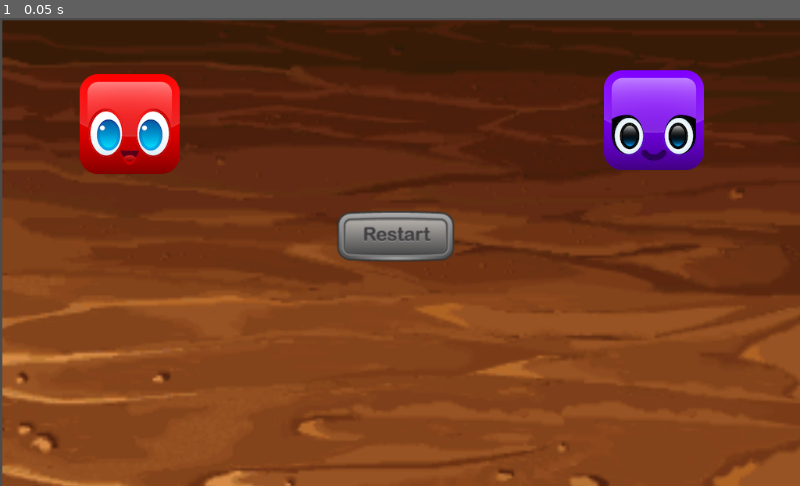
Above: before the commit, frame 1.
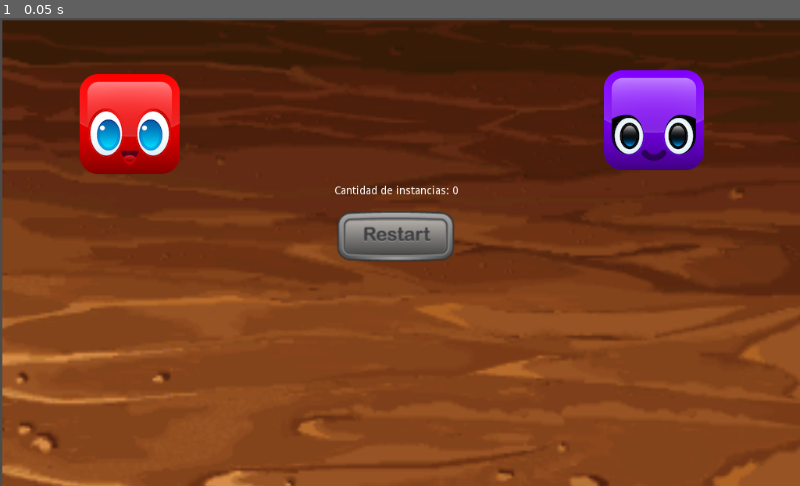
Above: after the commit, the same moment.

Repository: iabadie/prototipado-unpaz
Game: Godot game, scene res://scenes/Menu/Menu.tscn
Two runs of this game, one before a commit and one after it. Both use one fixed random seed, a clock stepped at 60 frames per second and the inputs below.
Inputs:
- Up to frame 1 (0.05 s): no input

The runs differ from the first frame. In frame 1, 0.1% of the frame differs, in the area x 41-58%, y 35-38%.

Commit message:
Agregado label al ejercicio de señales

Diff:
--- /dev/null
+++ b/ejercicio_senales/scenes/Menu/Menu.gd
@@ -0,0 +1,11 @@
+extends Node2D
+
+const INSTANCES_TEXT = "Cantidad de instancias: "
+# Variable para contar cantidad de instancias
+var instancesCount = 0
+
+func _ready():
+	# Inicializa el texto de "CountLabel" usando el texto
+	# Constante "INSTANCES_TEXT" más el valor de "instancesCount" como Texto
+	$CountLabel.text = INSTANCES_TEXT + String(instancesCount)
+	pass
--- a/ejercicio_senales/scenes/Menu/Menu.tscn
+++ b/ejercicio_senales/scenes/Menu/Menu.tscn
@@ -1,14 +1,16 @@
-[gd_scene load_steps=6 format=2]
+[gd_scene load_steps=7 format=2]
 
 [ext_resource path="res://assets/background.png" type="Texture" id=1]
 [ext_resource path="res://scenes/Buttons/VioletGenerator/VioletGenerator.tscn" type="PackedScene" id=2]
 [ext_resource path="res://scenes/Buttons/RedGenerator/RedGenerator.tscn" type="PackedScene" id=3]
 [ext_resource path="res://scenes/Buttons/Reset/Reset.tscn" type="PackedScene" id=4]
+[ext_resource path="res://scenes/Menu/Menu.gd" type="Script" id=5]
 
 [sub_resource type="RectangleShape2D" id=1]
 extents = Vector2( 759.99, 33.6962 )
 
 [node name="Menu" type="Node2D"]
+script = ExtResource( 5 )
 
 [node name="Background" type="Sprite" parent="."]
 position = Vector2( 516.671, 323.633 )
@@ -38,3 +40,14 @@
 
 [node name="Collision" type="CollisionShape2D" parent="Floor"]
 shape = SubResource( 1 )
+
+[node name="CountLabel" type="Label" parent="."]
+margin_left = 427.84
+margin_top = 215.115
+margin_right = 628.84
+margin_bottom = 246.115
+text = "Cantidad de Instancias:
+"
+__meta__ = {
+"_edit_use_anchors_": false
+}
